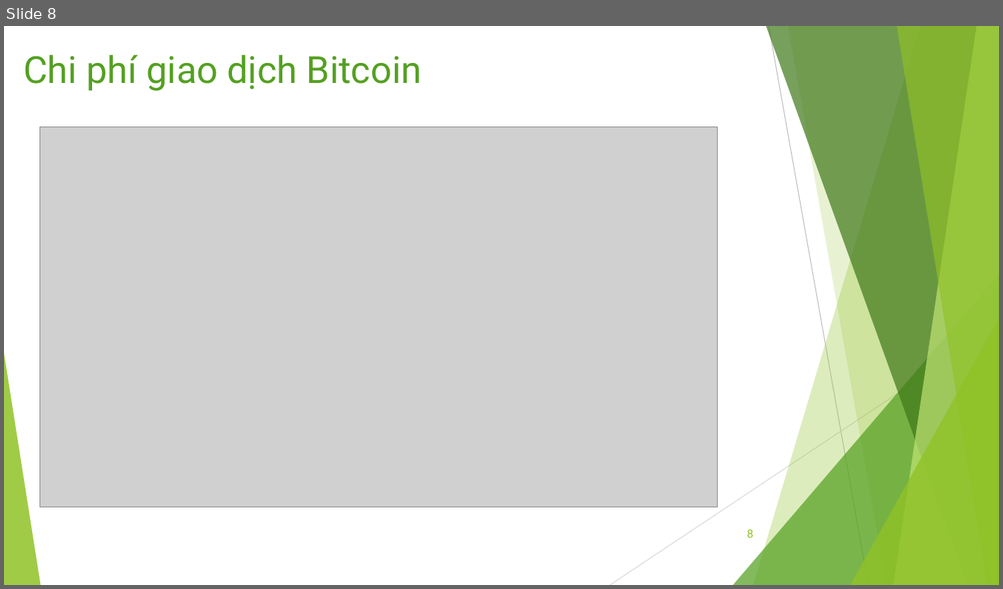
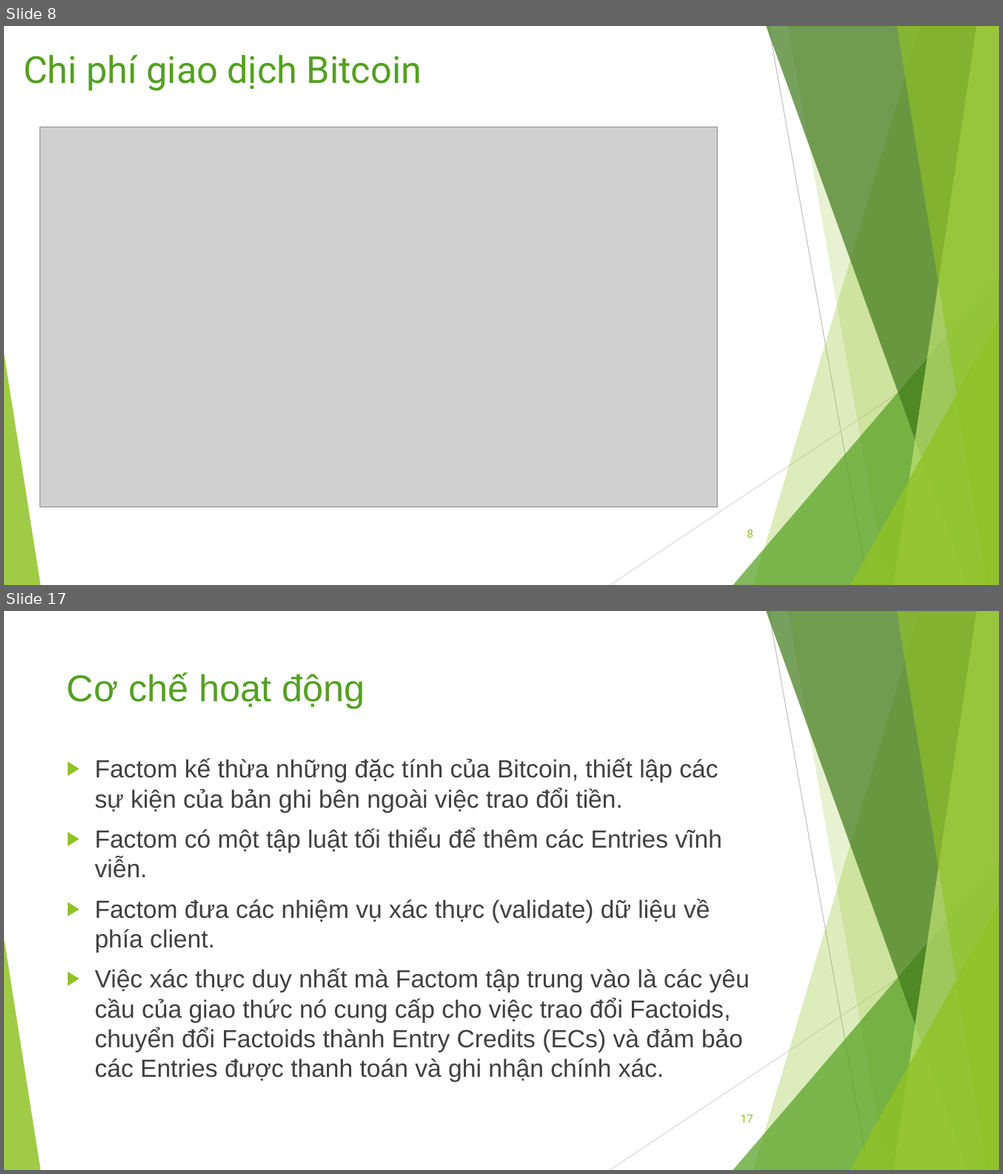
Before and after one commit to bku-blockchain/factom-research, a slide deck: docs/factom.pptx. Shown one above the other, each under a label of ours: slide 8 before the commit, slides 8 and 17 after it; the slides between them are not shown. The pictures are 1003x589 and 1003x1174 pixels, drawn with LibreOffice and Linux fonts; fonts in the diff are those of the drawing; grey boxes stand for pictures. Boxes give left, top, right and bottom in pixels: in the first picture for what was removed or moved away, otherwise in the second. Text is boxed around its words. In the diff, an @@ line names an element or a change of style, - is before the commit and + after.

```diff
--- a/docs/factom.pptx
+++ b/docs/factom.pptx
@@ slide 17 added at (4, 611, 999, 1170), background #FFFFFF; not listed: 10 template elements that a slide beside it also shows @@
@@ title added at (67, 672, 364, 709), 36 pt, text #54A021 @@
+Cơ chế hoạt động
@@ text added at (95, 758, 749, 1082), 24 pt, text #404040 @@
+▶ Factom kế thừa những đặc tính của Bitcoin, thiết lập các sự kiện của bản ghi bên ngoài việc trao đổi tiền.
+▶ Factom có một tập luật tối thiểu để thêm các Entries vĩnh viễn.
+▶ Factom đưa các nhiệm vụ xác thực (validate) dữ liệu về phía client.
+▶ Việc xác thực duy nhất mà Factom tập trung vào là các yêu cầu của giao thức nó cung cấp cho việc trao đổi Factoids, chuyển đổi Factoids thành Entry Credits (ECs) và đảm bảo các Entries được thanh toán và ghi nhận chính xác.
@@ page number added at (740, 1115, 753, 1123), 11 pt, text #90C226 @@
+17
```
Also in this commit, not shown: 15 slides changed, 16 other slides added, 2 other files.
